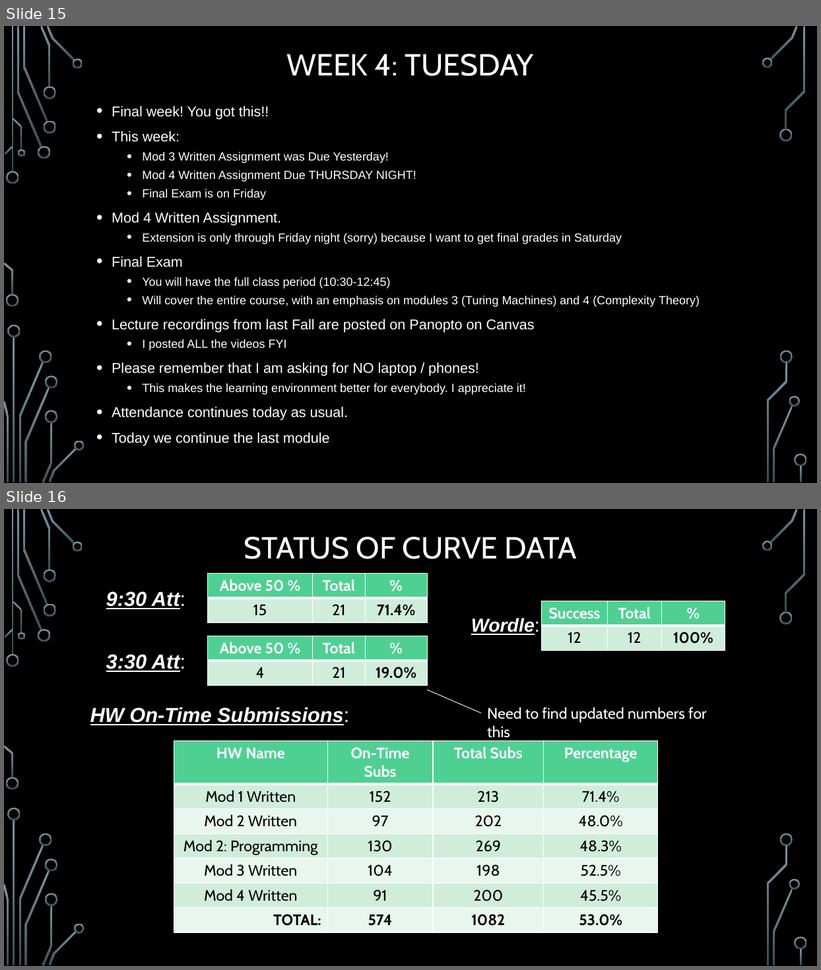
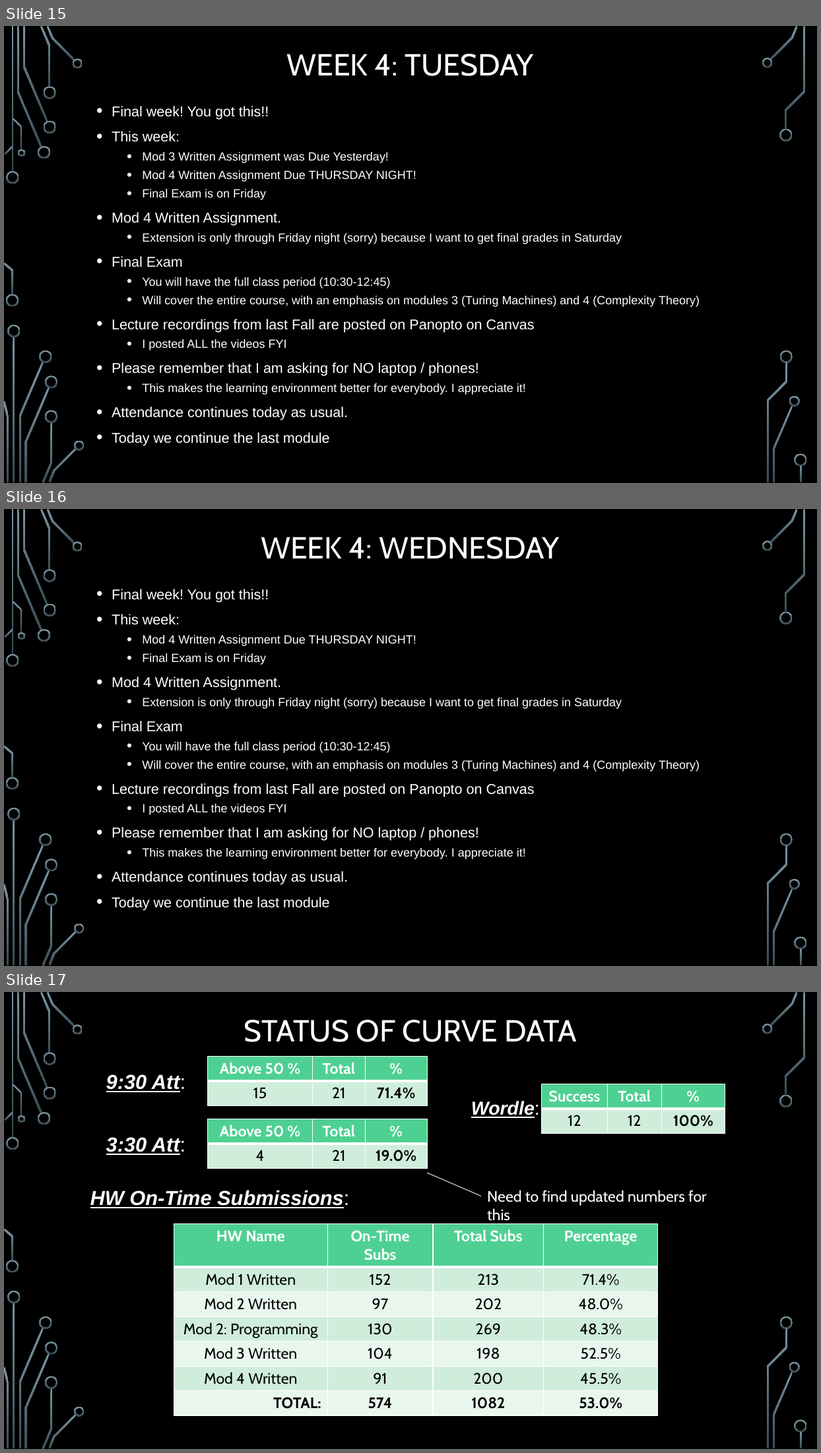
Before and after one commit to markfloryan/dmt2, a slide deck: slides/00-DailyAnnouncements.pptx. Shown one above the other, each under a label of ours: slides 15 and 16 before the commit, slides 15, 16 and 17 after it. The pictures are 821x970 and 821x1453 pixels, drawn with LibreOffice and Linux fonts; fonts in the diff are those of the drawing; background and template pictures are left out. Boxes give left, top, right and bottom in pixels: in the first picture for what was removed or moved away, otherwise in the second. Text is boxed around its words. In the diff, an @@ line names an element or a change of style, - is before the commit and + after.

Commit message:
announcements

```diff
--- a/slides/00-DailyAnnouncements.pptx
+++ b/slides/00-DailyAnnouncements.pptx
@@ slide 16 added at [4, 509, 817, 966], background picture (left out); not listed: 36 template elements that a slide beside it also shows @@
@@ title added at [261, 537, 560, 559], 36 pt, text #FFFFFF @@
+WEEK 4: WEDNESDAY
@@ text added at [112, 589, 700, 911], 14 pt, text #FFFFFF @@
+• Final week! You got this!!
+• This week:
+  • Mod 4 Written Assignment Due THURSDAY NIGHT!
+  • Final Exam is on Friday
+• Mod 4 Written Assignment.
+  • Extension is only through Friday night (sorry) because I want to get final grades in Saturday
+• Final Exam
+  • You will have the full class period (10:30-12:45)
+  • Will cover the entire course, with an emphasis on modules 3 (Turing Machines) and 4 (Complexity Theory)
+• Lecture recordings from last Fall are posted on Panopto on Canvas
+  • I posted ALL the videos FYI
+• Please remember that I am asking for NO laptop / phones!
+  • This makes the learning environment better for everybody. I appreciate it!
+• Attendance continues today as usual.
+• Today we continue the last module
@@ what was slide 16 is now slide 17 @@
```
